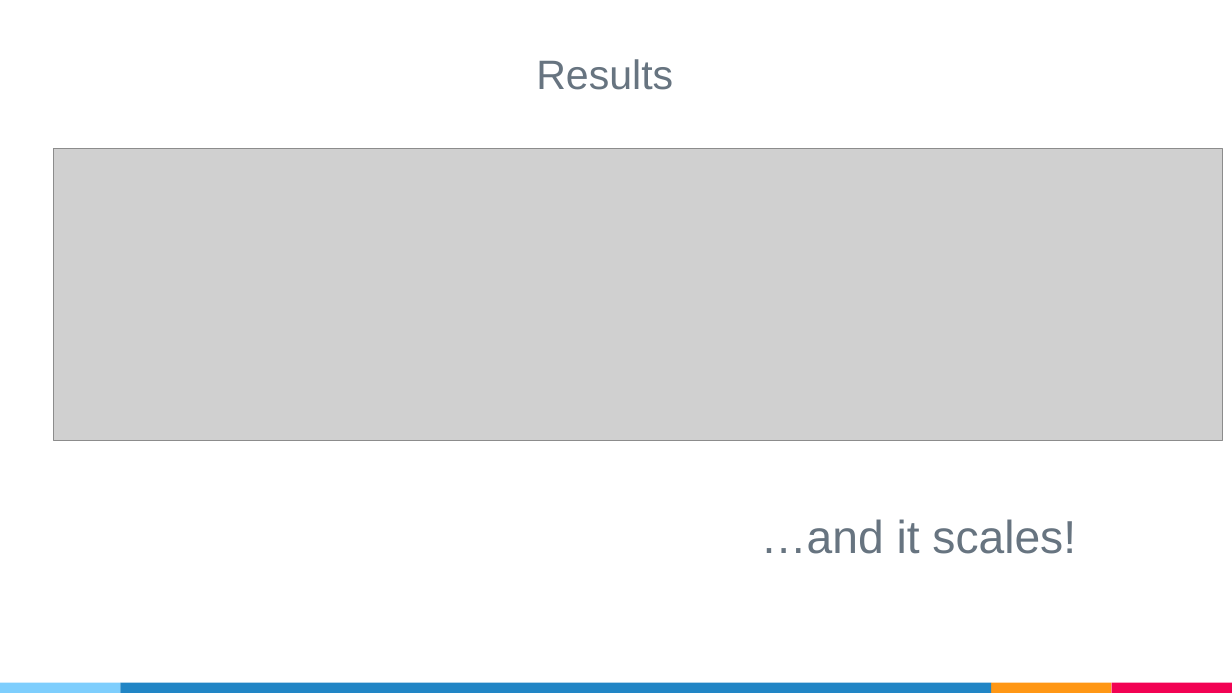
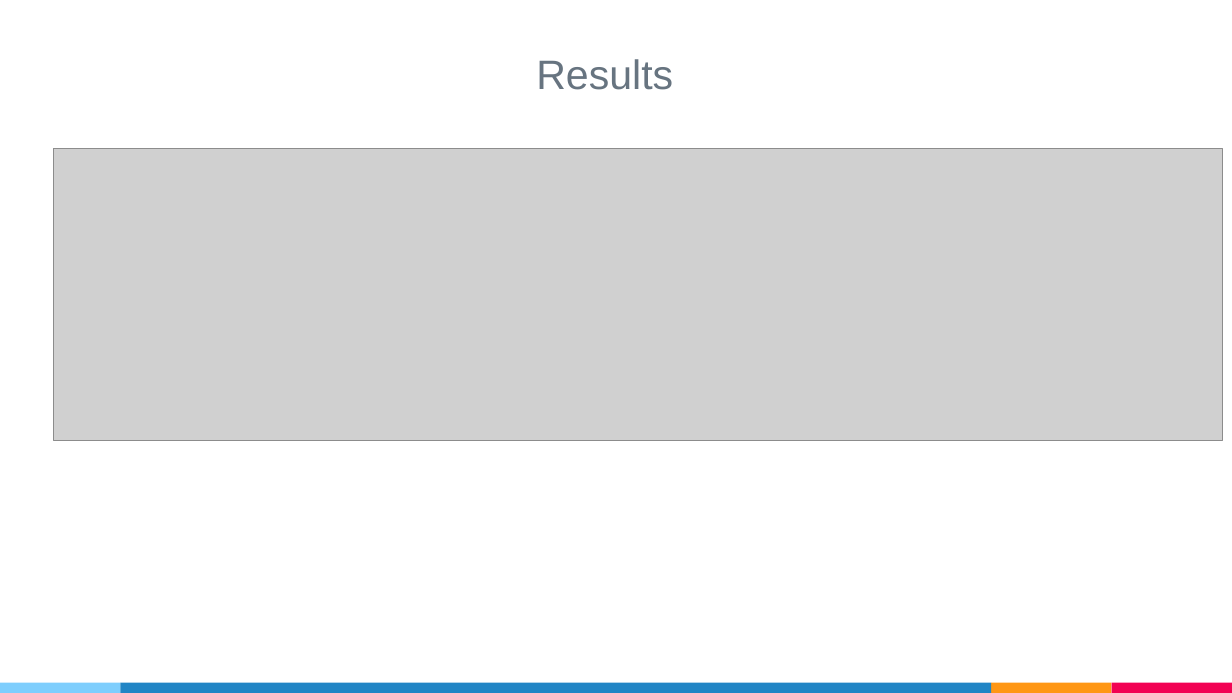
Before and after one commit to HSavich/word2vec, a slide deck: slide 19 of word2vec_presentation.pptx (slide 18 before the commit). Drawn at 1232x693 pixels with LibreOffice and Linux fonts; fonts in the diff are those of the drawing; grey boxes stand for pictures. Boxes give left, top, right and bottom in pixels: in the first picture for what was removed or moved away, otherwise in the second. Text is boxed around its words. In the diff, an @@ line names an element or a change of style, - is before the commit and + after.

```diff
--- a/word2vec_presentation.pptx
+++ b/word2vec_presentation.pptx
@@ text removed at (761, 519, 1076, 554) @@
-…and it scales!
```
Also in this commit, not shown: 3 other slides changed, 1 slide added, 1 other file.
